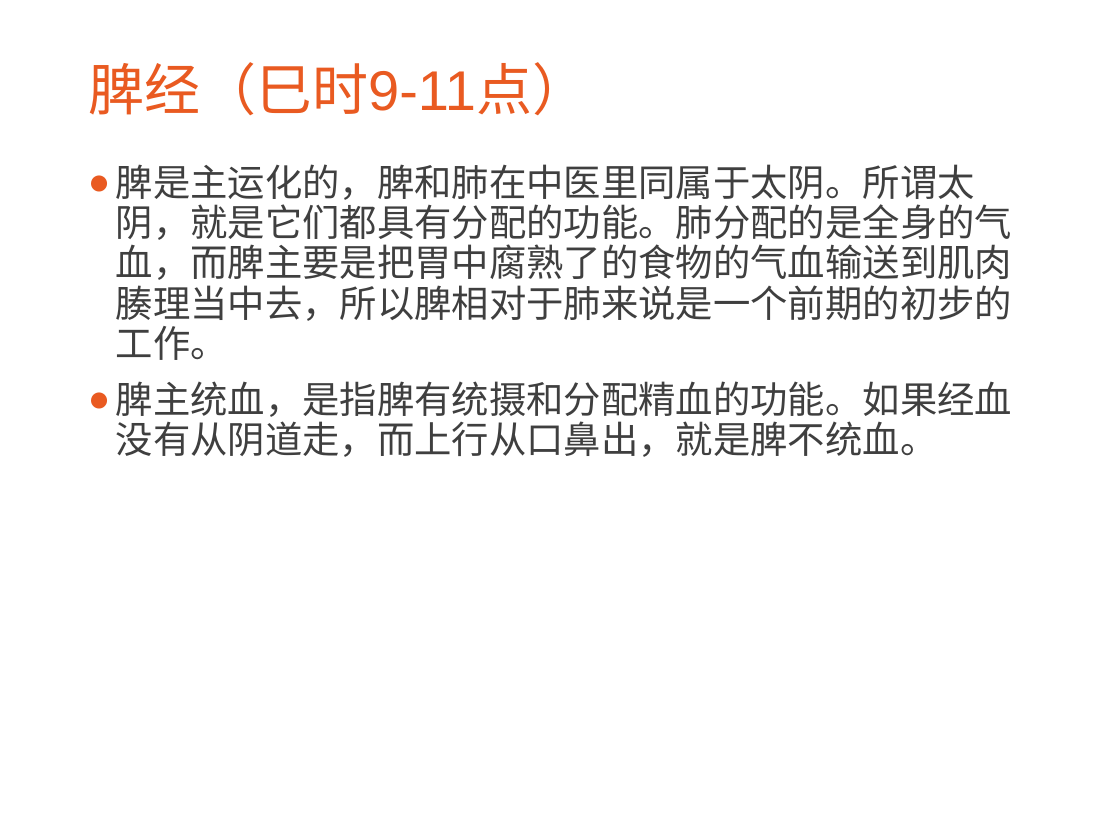
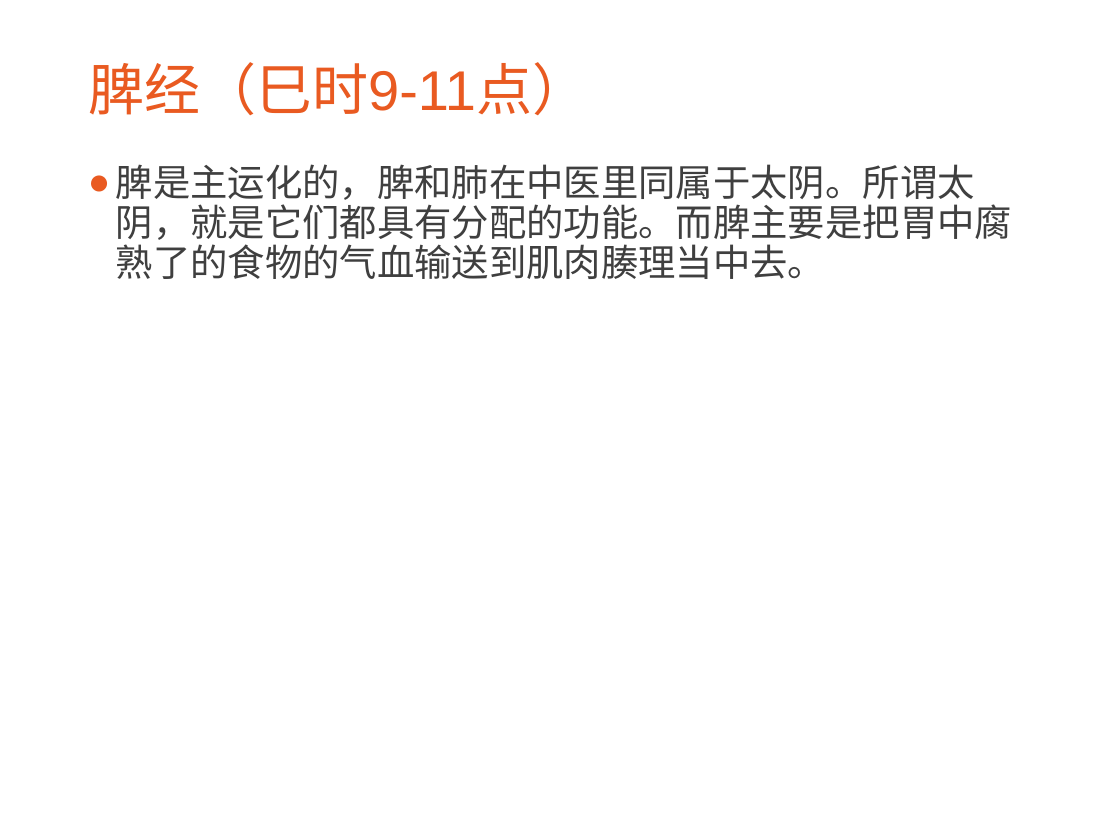
Before and after one commit to CatMan1994/file, a slide deck: slide 11 of 中医与养生分享会/中医与养生.ppt. Drawn at 1120x840 pixels with LibreOffice and Linux fonts; fonts in the diff are those of the drawing; background and template pictures are left out. Boxes give left, top, right and bottom in pixels: in the first picture for what was removed or moved away, otherwise in the second. Text is boxed around its words. In the diff, an @@ line names an element or a change of style, - is before the commit and + after.

```diff
--- a/中医与养生分享会/中医与养生.ppt
+++ b/中医与养生分享会/中医与养生.ppt
@@ text at (x1=116, y1=164, x2=1012, y2=279): text changed @@
-● 脾是主运化的，脾和肺在中医里同属于太阴。所谓太阴，就是它们都具有分配的功能。肺分配的是全身的气血，而脾主要是把胃中腐熟了的食物的气血输送到肌肉腠理当中去，所以脾相对于肺来说是一个前期的初步的工作。
-● 脾主统血，是指脾有统摄和分配精血的功能。如果经血没有从阴道走，而上行从口鼻出，就是脾不统血。
+● 脾是主运化的，脾和肺在中医里同属于太阴。所谓太阴，就是它们都具有分配的功能。而脾主要是把胃中腐熟了的食物的气血输送到肌肉腠理当中去。
```
Also in this commit, not shown: 4 other slides changed, 1 slide added, 1 other file.
